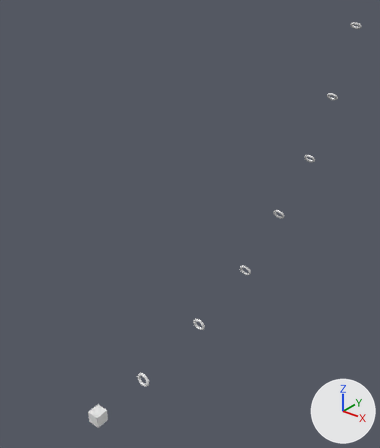
Before and after pictures for a commit that changed the Blender file core/blender/Levels/Beginner Levels/level3.blend.
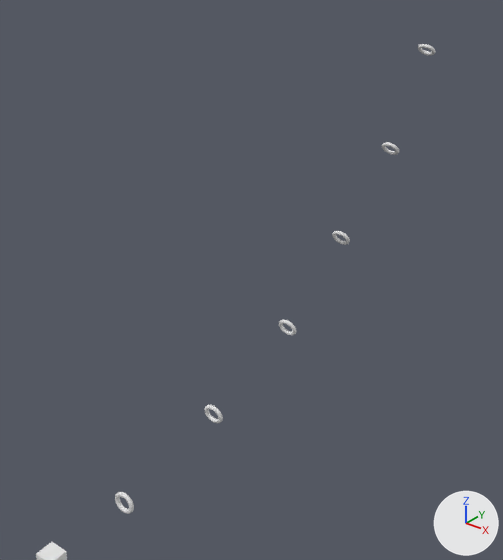
The first picture shows the older version from a 50 mm lens placed at (48.0, -37.7, 61.2), pointed at (-5.3, 28.9, 19.9). The close-ups show both versions on the part from 17% to 100% of the width and 15% to 93% of the height of that picture; other places that the commit changed are outside them. Arrows for +X, +Y and +Z are at lower right; the lights stay in place.

Objects in the first close-up: 'Gate.001', 'Gate.002', 'Gate.003', 'Gate.004', 'Gate.005'.
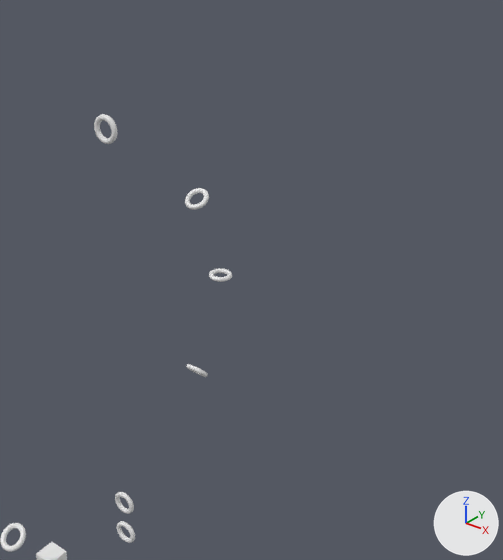
What differs and where, as boxes (x1, y1, x2, y2) in the close-ups (503 x 560 px):
'Gate.004', moved, turned
    before: (382, 142, 399, 155)
    after: (94, 114, 117, 144)
'Gate.003', moved, turned
    before: (332, 231, 350, 245)
    after: (185, 188, 209, 210)
'Gate.006', moved (not visible before)
    after: (0, 523, 26, 552)
'Gate.002', moved, turned
    before: (279, 320, 296, 335)
    after: (209, 268, 232, 282)
'Gate.001', moved, turned
    before: (204, 405, 223, 423)
    after: (186, 364, 208, 377)
'Gate.007', added
    after: (117, 521, 135, 543)
'Gate.005', moved, turned (not visible afterwards)
    before: (418, 44, 436, 56)

What changed in the scene script:
```text
Change ob_gate_006:
    ob_gate_006.location: (0.0, 80.0, 50.0) -> (0.0, -4.0, 6.0)
Change ob_gate_005:
    ob_gate_005.location: (0.0, 72.0, 36.0) -> (0.0, -10.0, 20.0)
    ob_gate_005.rotation_euler: (2.443, 0.0, 0.0) -> (-3.142, 0.0, 0.0)  # degrees (140, 0, 0) -> degrees (-180, 0, 0)
Change ob_gate_004:
    ob_gate_004.location: (0.0, 64.0, 24.0) -> (0.0, 10.0, 40.0)
    ob_gate_004.rotation_euler: (2.269, 0.0, 0.0) -> (1.571, 0.0, 0.0)  # degrees (130, 0, 0) -> degrees (90, 0, 0)
Change ob_gate_003:
    ob_gate_003.location: (0.0, 52.0, 15.0) -> (0.0, 22.0, 30.0)
    ob_gate_003.rotation_euler: (2.094, 0.0, 0.0) -> (-2.531, 0.0, 0.0)  # degrees (120, 0, 0) -> degrees (-145, 0, 0)
Change ob_gate_002:
    ob_gate_002.location: (0.0, 40.0, 7.0) -> (0.0, 26.0, 20.0)
    ob_gate_002.rotation_euler: (1.92, 0.0, 0.0) -> (-3.142, 0.0, 0.0)  # degrees (110, 0, 0) -> degrees (-180, 0, 0)
Change ob_gate_001:
    ob_gate_001.location: (0.0, 25.0, 2.5) -> (0.0, 22.0, 10.0)
    ob_gate_001.rotation_euler: (1.745, 0.0, 0.0) -> (2.356, 0.0, 0.0)  # degrees (100, 0, 0) -> degrees (135, 0, 0)
Add ob_gate_007:
    ob_gate_007 = bpy.data.objects.new('Gate.007', me_gate_000.copy())  # the mesh of ob_gate_000
    ob_gate_007.location = (0.0, 10.0, -4.0)
    ob_gate_007.rotation_euler = (1.571, 0.0, 0.0)  # degrees (90, 0, 0)
```
